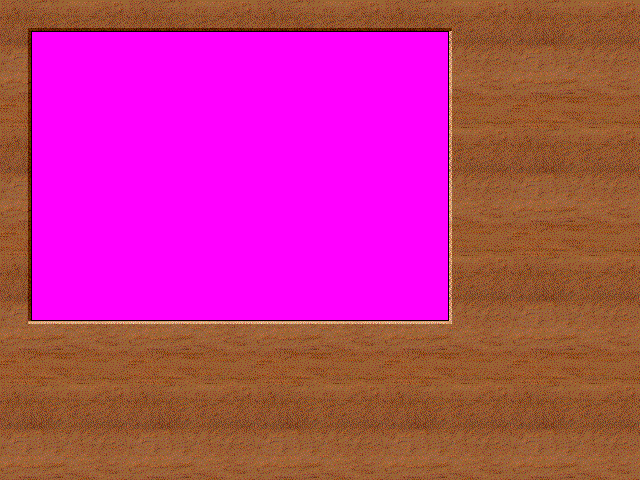
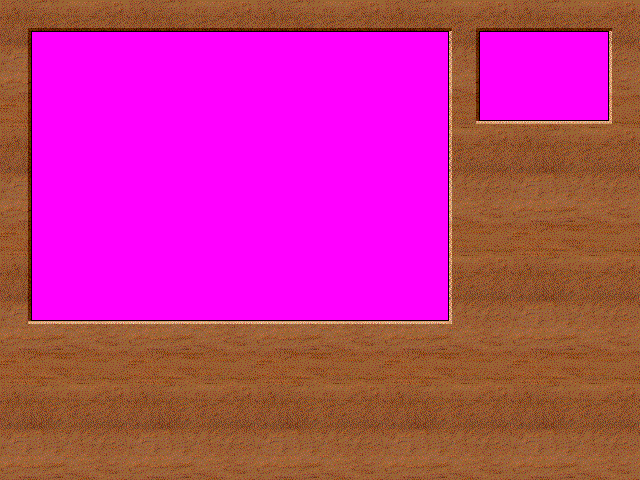
Before/after of a 640×480 layered artwork. What changed in the layer stack:
renamed "Layer 1" to "Layer 2", painted on it over <box>476,28,612,124</box>
